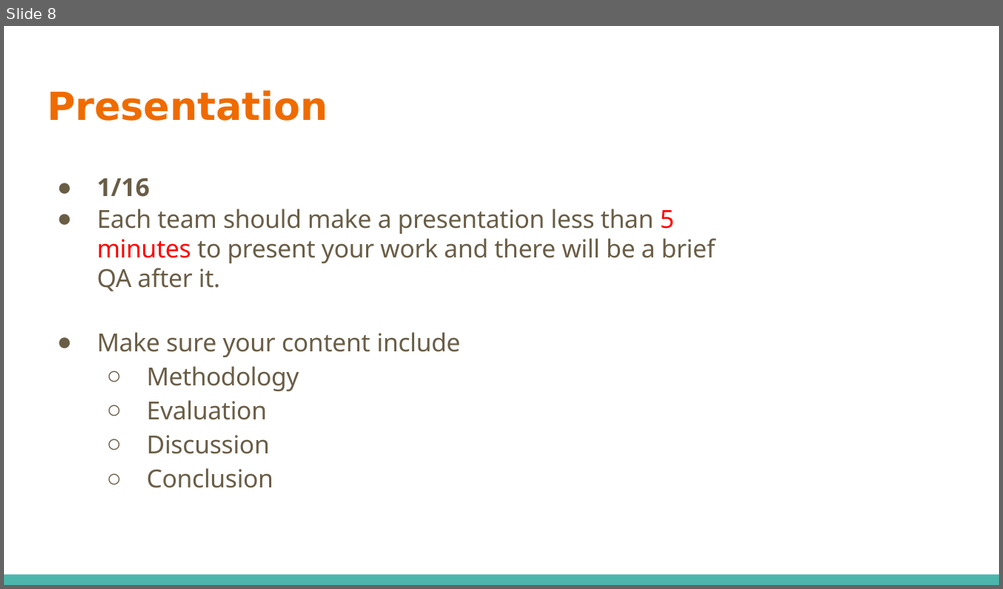
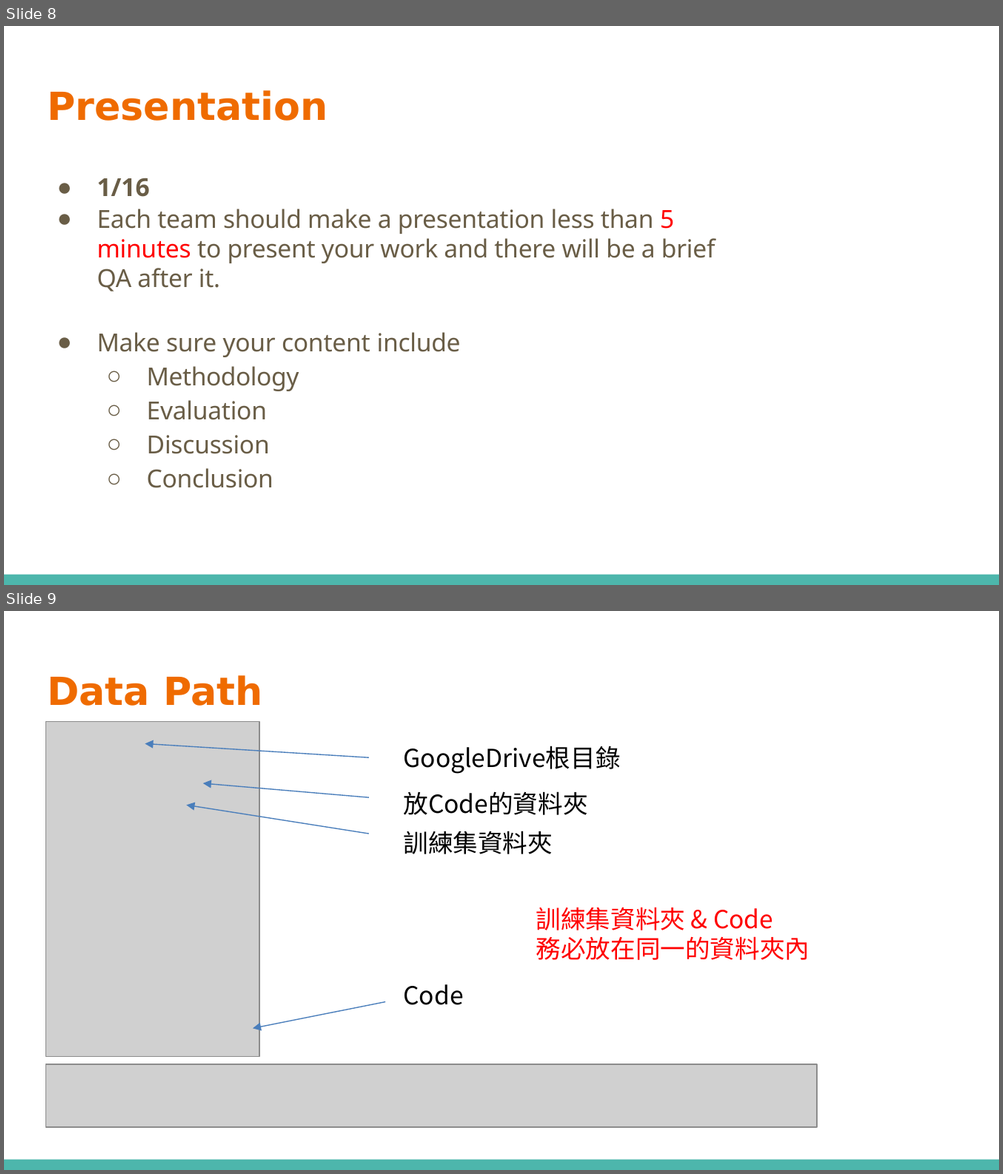
Before and after one commit to tw40210/AI_course, a slide deck: Final_Project_intro.pptx. Shown one above the other, each under a label of ours: slide 8 before the commit, slides 8 and 9 after it. The pictures are 1003x589 and 1003x1174 pixels, drawn with LibreOffice and Linux fonts; fonts in the diff are those of the drawing; grey boxes stand for pictures. Boxes give left, top, right and bottom in pixels: in the first picture for what was removed or moved away, otherwise in the second. Text is boxed around its words. In the diff, an @@ line names an element or a change of style, - is before the commit and + after.

Commit message:
ppt_adjust

```diff
--- a/Final_Project_intro.pptx
+++ b/Final_Project_intro.pptx
@@ slide 9 added at [4,611,999,1170], background #FFFFFF; not listed: 1 template element that a slide beside it also shows @@
@@ title added at [47,675,262,706], 28 pt, text #EF6B00, bold @@
+Data Path
@@ picture added at [45,721,259,1056] @@
@@ arrow added from (369, 758) to (145, 744), #4B7EBC 0.75 pt @@
@@ text added at [404,746,620,774], 18 pt, text #000000 @@
+GoogleDrive根目錄
@@ arrow added from (369, 798) to (203, 783), #4B7EBC 0.75 pt @@
@@ arrow added from (369, 834) to (186, 805), #4B7EBC 0.75 pt @@
@@ text added at [404,792,588,815], 18 pt, text #000000 @@
+放Code的資料夾
@@ text added at [404,831,553,854], 18 pt, text #000000 @@
+訓練集資料夾
@@ text added at [536,907,810,960], 18 pt, text #FF0000 @@
+訓練集資料夾 & Code
+務必放在同一的資料夾內
@@ text added at [404,985,464,1005], 18 pt, text #000000 @@
+Code
@@ arrow added from (385, 1002) to (253, 1028), #4B7EBC 0.75 pt @@
@@ picture added at [45,1065,817,1128] @@
```
Also in this commit, not shown: 1 other file.
